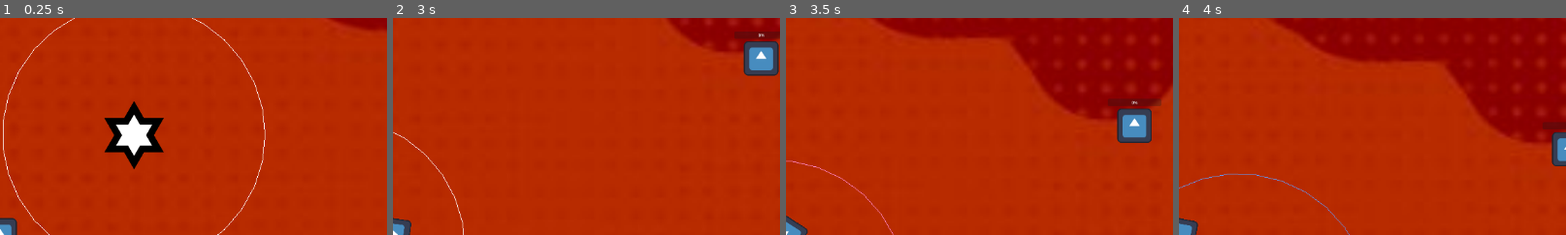
Above: before the commit, frames 1-4 (left to right).
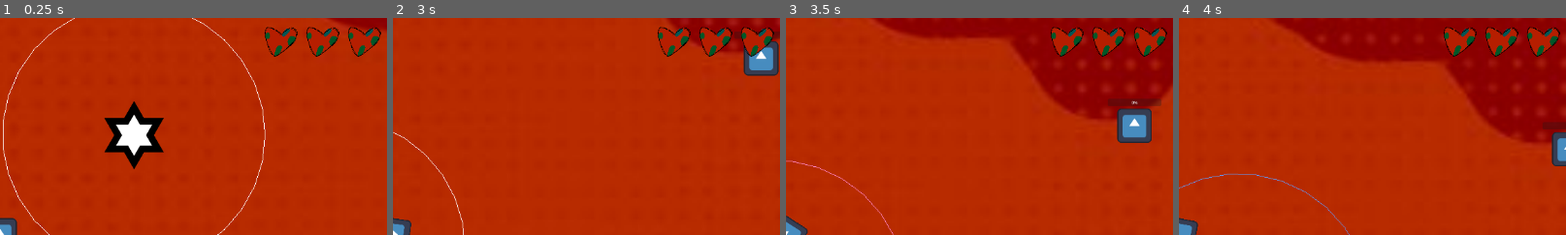
Above: after the commit, the same moments.

Repository: MarkusSecundus/GlobalJam_2026
Game: Godot game, scene res://maps/test_map.tscn
The game is run twice, just before and just after one commit, with the same random seed, the same clock (stepped at 60 frames per second) and the same inputs. The engine's default icon, where the game draws it, is replaced by a stand-in: a white triangle on a blue panel in a dark square.
Inputs:
- Up to frame 1 (0.25 s): no input
- Up to frame 2 (3 s): tap Enter at 0.5 s; hold D (Right) 0.53-1.28 s; hold S (Down) 1.28-2.03 s; hold D (Right) 2.03-2.78 s; hold W (Up) from 2.78 s (still down)
- Up to frame 3 (3.5 s): keep holding W (Up)
- Up to frame 4 (4 s): release W (Up) at 3.53 s; hold A (Left) from 3.53 s (still down)
The pictures show only the part of the screen within x 50-100%, y 0-50%; the shares and areas given below are measured in that part.

The runs differ from the first frame. In frame 1, 1.1% of the frame differs, in the area x 68-99%, y 4-18%; in frame 2, 1.9%; in frame 3, 2.2%; in frame 4, 2.2%.

Commit message:
heart display

Diff:
--- a/maps/test_map.tscn
+++ b/maps/test_map.tscn
@@ -6,6 +6,8 @@
 [ext_resource type="PackedScene" uid="uid://cf6kkabslbkhh" path="res://prefabs/infection_point.tscn" id="4_42yok"]
 [ext_resource type="PackedScene" uid="uid://du722lvirlpxx" path="res://prefabs/enemy.tscn" id="5_cabd0"]
 [ext_resource type="Script" uid="uid://bd7l507ar4rdt" path="res://scripts/ui/infection_count_label.gd" id="6_k1jtb"]
+[ext_resource type="Texture2D" uid="uid://dokmmpvsmlkg6" path="res://textures/heart_full.png" id="7_pbr4s"]
+[ext_resource type="Script" uid="uid://b81iosrxwqejt" path="res://scripts/ui/healt_display.gd" id="7_svl6s"]
 
 [sub_resource type="RectangleShape2D" id="RectangleShape2D_b71ab"]
 size = Vector2(128, 127)
@@ -58,9 +60,11 @@
 
 [node name="Control" type="Control" parent="CanvasLayer" unique_id=1298574837]
 layout_mode = 3
-anchors_preset = 0
-offset_right = 40.0
-offset_bottom = 40.0
+anchors_preset = 15
+anchor_right = 1.0
+anchor_bottom = 1.0
+grow_horizontal = 2
+grow_vertical = 2
 
 [node name="Label" type="Label" parent="CanvasLayer/Control" unique_id=99937386]
 layout_mode = 1
@@ -71,3 +75,25 @@
 text = "XX/XX Infected
 "
 script = ExtResource("6_k1jtb")
+
+[node name="HBoxContainer" type="HBoxContainer" parent="CanvasLayer/Control" unique_id=1806612733]
+layout_direction = 3
+layout_mode = 0
+offset_left = -1354.0
+offset_top = 4.9999995
+offset_right = 190.0
+offset_bottom = 517.0
+scale = Vector2(0.12, 0.12)
+script = ExtResource("7_svl6s")
+
+[node name="TextureRect" type="TextureRect" parent="CanvasLayer/Control/HBoxContainer" unique_id=684583580]
+layout_mode = 2
+texture = ExtResource("7_pbr4s")
+
+[node name="TextureRect2" type="TextureRect" parent="CanvasLayer/Control/HBoxContainer" unique_id=1821974368]
+layout_mode = 2
+texture = ExtResource("7_pbr4s")
+
+[node name="TextureRect3" type="TextureRect" parent="CanvasLayer/Control/HBoxContainer" unique_id=1429617023]
+layout_mode = 2
+texture = ExtResource("7_pbr4s")
--- /dev/null
+++ b/scripts/ui/healt_display.gd
@@ -0,0 +1,17 @@
+extends HBoxContainer
+
+var hearts: Array[TextureRect]
+var max_hearts: int = GameState.player_hp
+
+# Called when the node enters the scene tree for the first time.
+func _ready() -> void:
+	hearts.append($TextureRect)
+	hearts.append($TextureRect2)
+	hearts.append($TextureRect3)
+
+
+# Called every frame. 'delta' is the elapsed time since the previous frame.
+func _process(delta: float) -> void:
+	for ii in range(max_hearts):
+		if GameState.player_hp < max_hearts and ii >= GameState.player_hp:
+			hearts[ii].texture = load("res://textures/heart_broken.png")
Not shown, added: scripts/ui/healt_display.gd.uid
Binary file added: textures/heart_broken.png
Not shown, added: textures/heart_broken.png.import
Binary file added: textures/heart_full.png
Not shown, added: textures/heart_full.png.import
